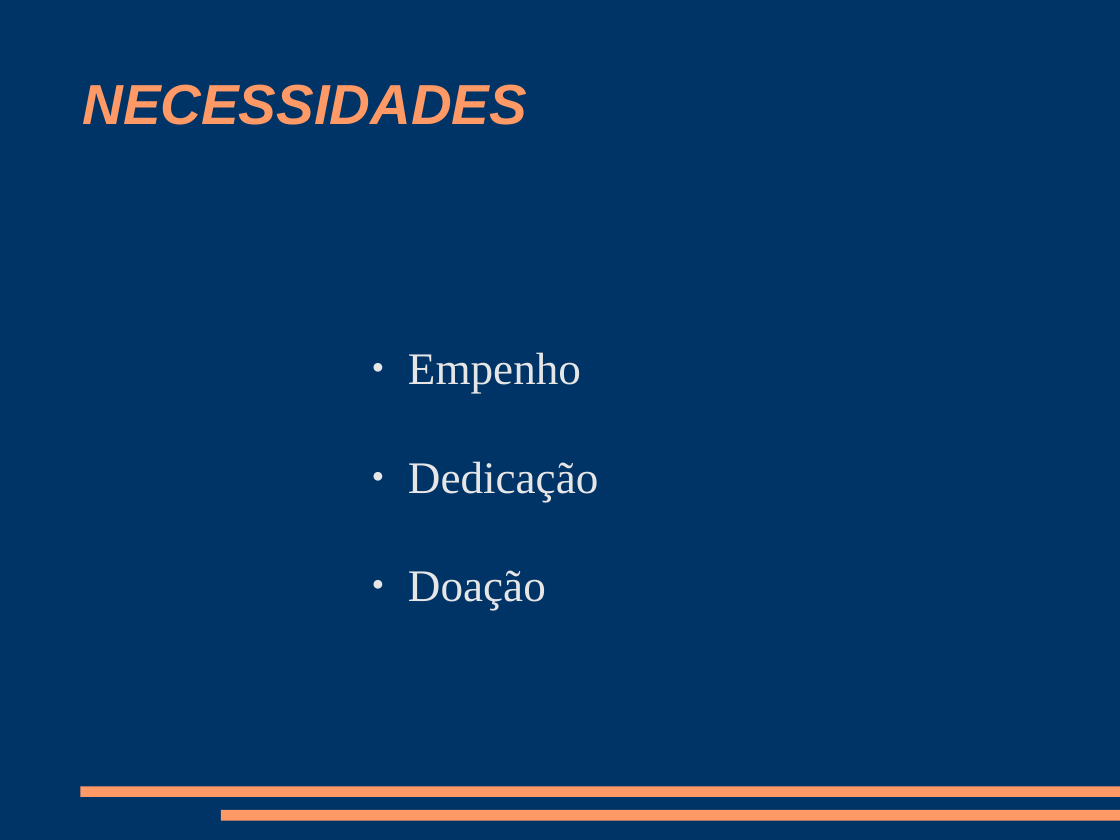
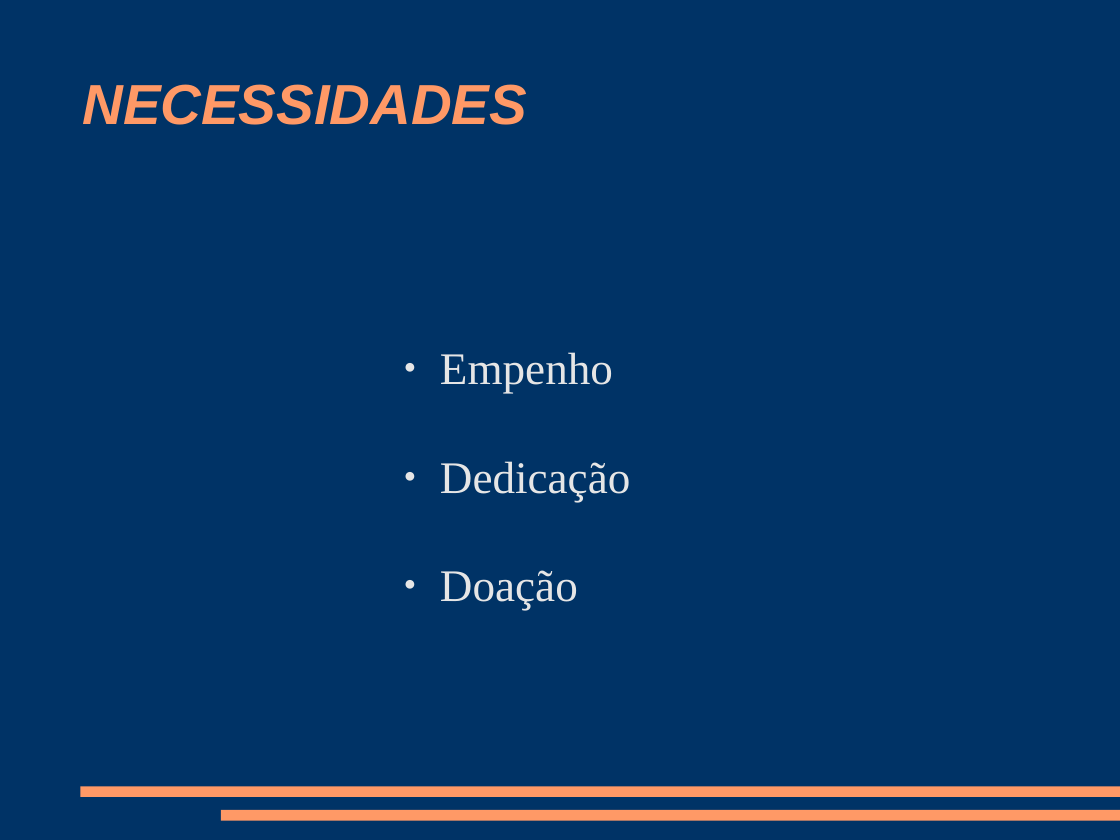
Before and after one commit to mptrv/docpcrista, a slide deck: slide 42 of docpcrista-orientacoes_da_dinamica.odp (slide 31 before the commit). Drawn at 1120x840 pixels with LibreOffice and Linux fonts; fonts in the diff are those of the drawing. Boxes give left, top, right and bottom in pixels: in the first picture for what was removed or moved away, otherwise in the second. Text is boxed around its words. In the diff, an @@ line names an element or a change of style, - is before the commit and + after.

```diff
--- a/docpcrista-orientacoes_da_dinamica.odp
+++ b/docpcrista-orientacoes_da_dinamica.odp
@@ text "Empenho": place and size @@
-text "Empenho" at box(408, 352, 598, 611)
+text "Empenho" at box(440, 352, 630, 611)
```
Also in this commit, not shown: 12 other slides changed, 16 slides added, 1 slide removed, 1 other file.
